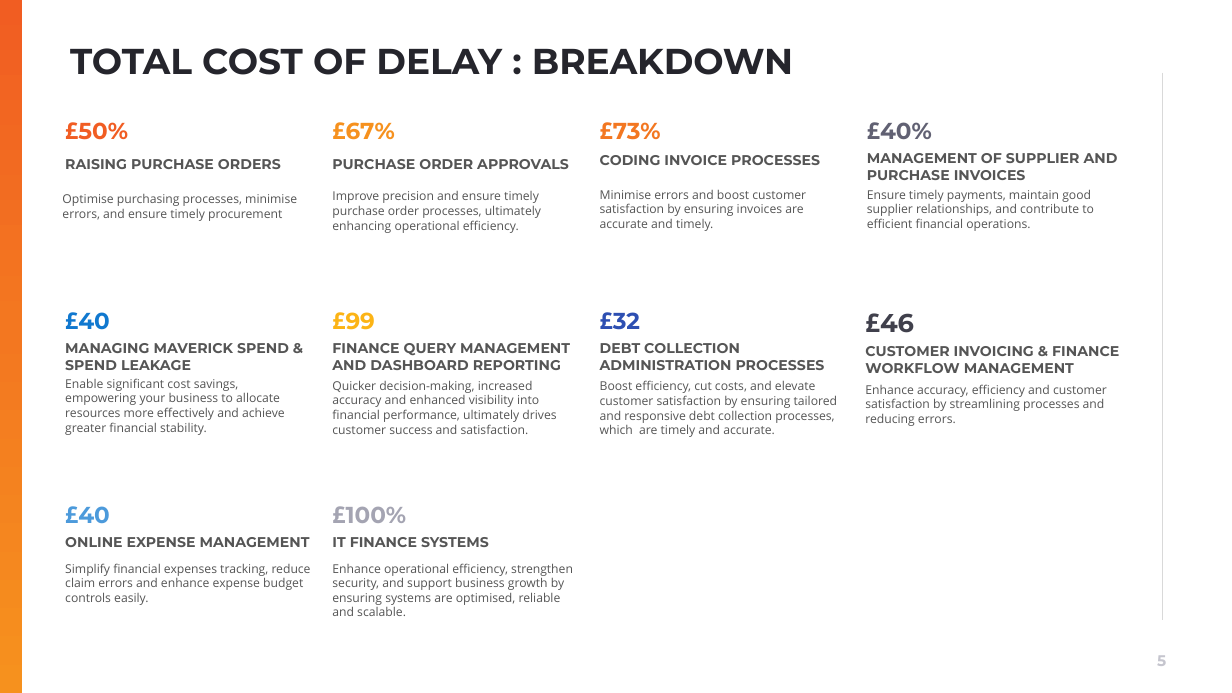
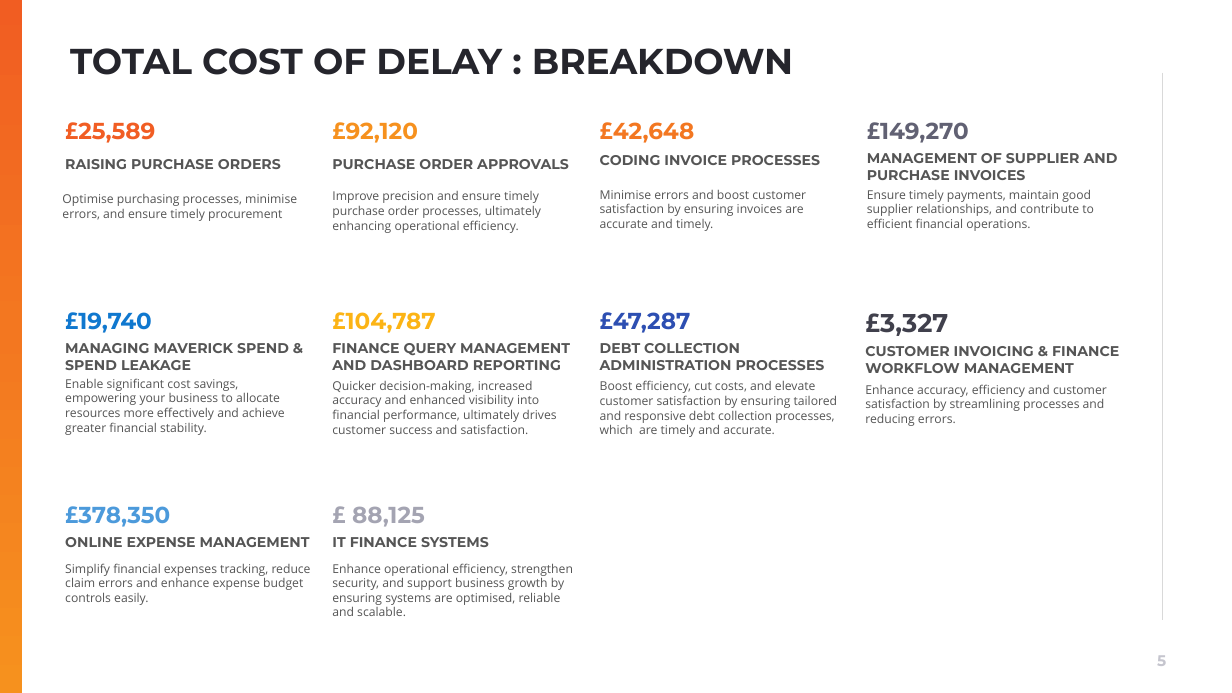
Before and after one commit to muratozdemirpiblo/ppt-api, a slide deck: slide 5 of output.pptx. Drawn at 1232x693 pixels with LibreOffice and Linux fonts; fonts in the diff are those of the drawing; background and template pictures are left out. Boxes give left, top, right and bottom in pixels: in the first picture for what was removed or moved away, otherwise in the second. Text is boxed around its words. In the diff, an @@ line names an element or a change of style, - is before the commit and + after.

```diff
--- a/output.pptx
+++ b/output.pptx
@@ text at (65, 122, 155, 143): text changed @@
-£50%
+£25,589
@@ text at (332, 122, 418, 143): text changed @@
-£67%
+£92,120
@@ text at (600, 122, 695, 143): text changed @@
-£73%
+£42,648
@@ text at (867, 122, 969, 143): text changed @@
-£40%
+£149,270
@@ text at (65, 312, 152, 333): text changed @@
-£40
+£19,740
@@ text at (332, 312, 435, 333): text changed @@
-£99
+£104,787
@@ text at (600, 312, 691, 333): text changed @@
-£32
+£47,287
@@ text at (865, 313, 948, 336): text changed @@
-£46
+£3,327
@@ text at (65, 506, 170, 527): text changed @@
-£40
+£378,350
@@ text at (352, 507, 425, 527): text changed @@
-£100%
+£ 88,125
```
Also in this commit, not shown: 6 other slides changed, 3 other files.
